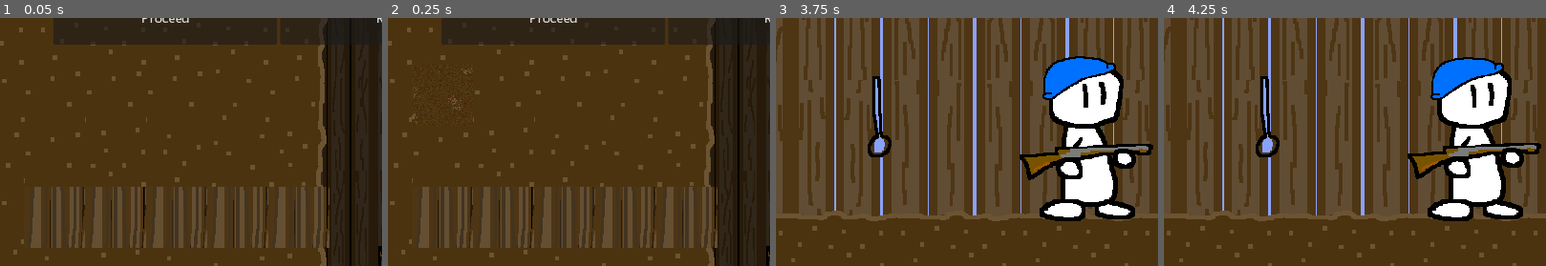
Above: before the commit, frames 1-4 (left to right).
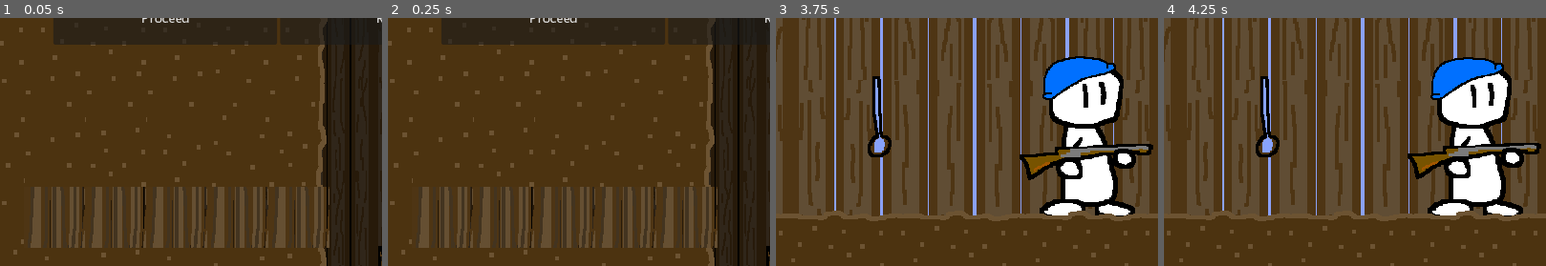
Above: after the commit, the same moments.

Repository: theMathR/Bulletslit-Defender
Game: Godot game, scene res://levels/main.tscn
The game is run twice, just before and just after one commit, with the same random seed, the same clock (stepped at 60 frames per second) and the same inputs.
Inputs (mouse positions are % of the whole screen's width and height, from its top left):
- Up to frame 1 (0.05 s): no input
- Up to frame 2 (0.25 s): no input
- Up to frame 3 (3.75 s): click "Reset" at 0.5 s; click "Proceed" at 1.25 s; tap Enter (interact) at 2, 2.1, 2.85, 3.5, 3.6 s; move the mouse to (72, 45) at 2.02 s; hold D (right) 2.03-3.53 s; click (72, 45) at 2.17 s; tap Up (jump) at 2.27, 3.02 s; tap Space at 2.75 s; move the mouse to (30, 55) at 2.77 s; move the mouse to (60, 28) at 3.52 s; hold Left (left) from 3.53 s (still down)
- Up to frame 4 (4.25 s): keep holding Left (left)
The pictures show only the part of the screen within x 10-60%, y 50-100%; the shares and areas given below are measured in that part.

Frame 1 is identical in both runs. In frame 2, 0.2% of the frame differs, in the area x 6-22%, y 20-43%; in frame 3, 0.5%, in the area x 69-94%, y 77-82%; in frame 4, 0.5%.

Commit message:
Audio tweaks

Diff:
--- a/levels/main.tscn
+++ b/levels/main.tscn
@@ -168,23 +168,23 @@
 modulate = Color(1, 1, 1, 0)
 texture = ExtResource("7_biyqt")
 
+[node name="Player" parent="." node_paths=PackedStringArray("camera_min", "camera_max") instance=ExtResource("7_c8fus")]
+position = Vector2(494, 36)
+camera_min = NodePath("CameraMin")
+camera_max = NodePath("CameraMax")
+
+[node name="CameraMax" type="Node2D" parent="Player"]
+process_mode = 4
+position = Vector2(951, 64)
+
+[node name="CameraMin" type="Node2D" parent="Player"]
+process_mode = 4
+position = Vector2(-1389, -736)
+
 [node name="Ground" type="TileMapLayer" parent="."]
 position = Vector2(67, -184)
 tile_map_data = PackedByteArray("AAD2/wIAAAACAAAAAAD2/wMAAAACAAEAAAD2/wQAAAACAAIAAAD3/wIAAAADAAAAAAD3/wMAAAADAAEAAAD3/w …(1456 unchanged characters)…
 tile_set = ExtResource("6_85rlu")
-
-[node name="Player" parent="." node_paths=PackedStringArray("camera_min", "camera_max") instance=ExtResource("7_c8fus")]
-position = Vector2(494, 36)
-camera_min = NodePath("CameraMin")
-camera_max = NodePath("CameraMax")
-
-[node name="CameraMax" type="Node2D" parent="Player"]
-process_mode = 4
-position = Vector2(951, 64)
-
-[node name="CameraMin" type="Node2D" parent="Player"]
-process_mode = 4
-position = Vector2(-1389, -736)
 
 [node name="OutsideView" parent="." node_paths=PackedStringArray("loophole") instance=ExtResource("8_2d4bg")]
 position = Vector2(688, 1061)
--- a/music.gd
+++ b/music.gd
@@ -8,7 +8,7 @@
 	if Status.level > 0:
 		stream = load("res://sound/winds.mp3")
 	else:
-		stream = load("res://sound/title.wav")
+		stream = load("res://sound/title.mp3")
 	playing = enabled
 
 func transition_start(to):
@@ -20,6 +20,7 @@
 func set_music_to_game():
 	if transition_to == "game" and Status.level:
 		transition_to = "winds"
+	self['parameters/looping'] = not (transition_to == "gameover" and Status.level==0)
 	stream = load("res://sound/"+transition_to+".mp3")
 	volume_db = 0
 	playing = enabled
--- a/player.gd
+++ b/player.gd
@@ -122,7 +122,7 @@
 	$CanvasLayer/FadeIn.color = Color.BLACK
 	Music.stop()
 	await get_tree().create_timer(3).timeout
-	Music.stream = load("res://sound/title.wav")
+	Music.stream = load("res://sound/title.mp3")
 	Music.play()
 	get_tree().change_scene_to_file("res://levels/main.tscn")
 
Not shown, changed: sound/gameover.mp3.import
Not shown, added: sound/title.mp3.import
Not shown, removed: sound/title.wav.import
Not shown, changed: sound/game.mp3
Not shown, changed: sound/gameover.mp3
Not shown, added: sound/title.mp3
Not shown, changed: sound/title.wav
